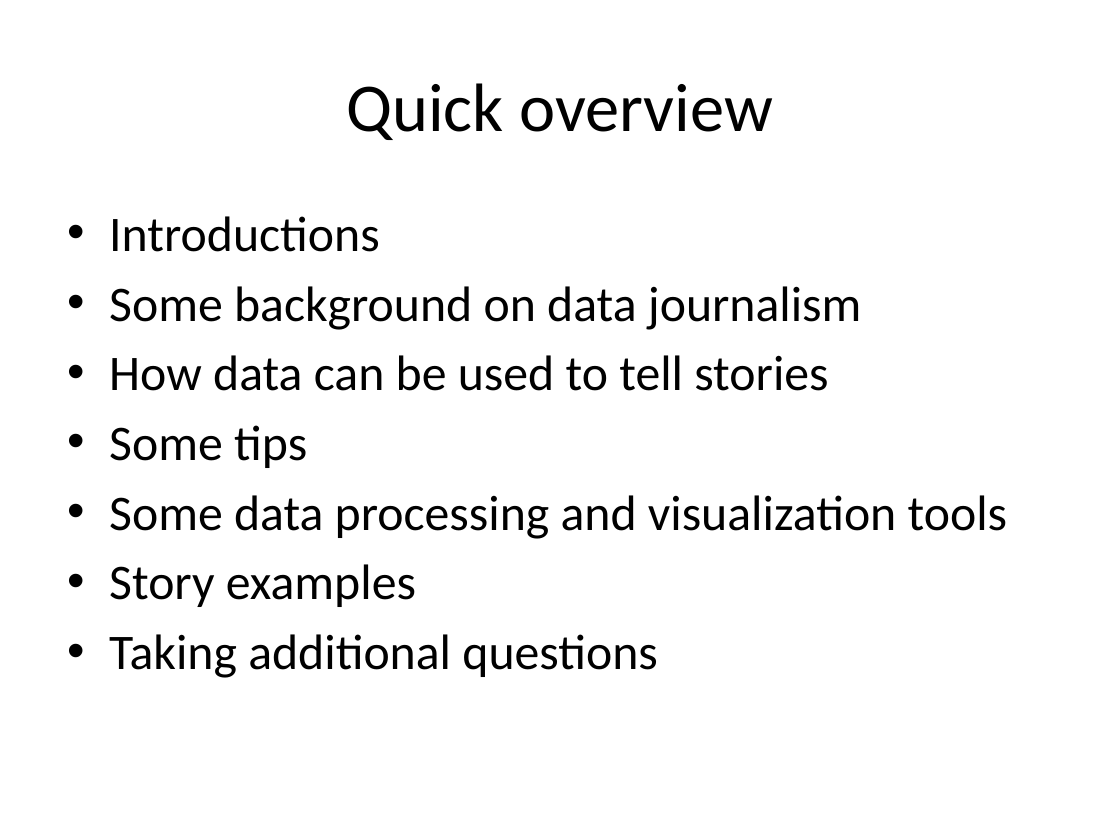
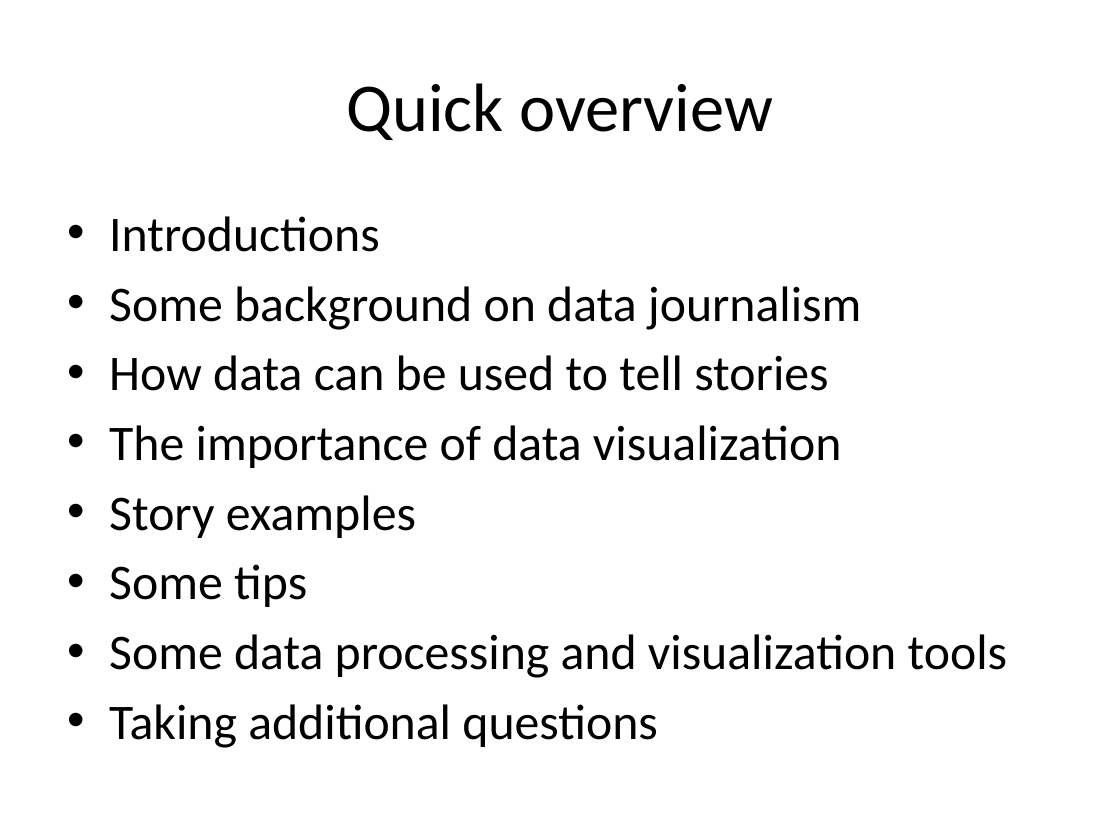
Before and after one commit to jeffhargarten/20181127-umn_class, a slide deck: slide 2 of data_presentation.pptx. Drawn at 1120x840 pixels with LibreOffice and Linux fonts; fonts in the diff are those of the drawing. Boxes give left, top, right and bottom in pixels: in the first picture for what was removed or moved away, otherwise in the second. Text is boxed around its words. In the diff, an @@ line names an element or a change of style, - is before the commit and + after.

```diff
--- a/data_presentation.pptx
+++ b/data_presentation.pptx
@@ text at (109,425,842,538): paragraphs added @@
+• The importance of data visualization
+• Story examples
@@ text at (109,564,416,607): paragraph removed @@
-• Story examples
```
Also in this commit, not shown: 4 other slides changed.
